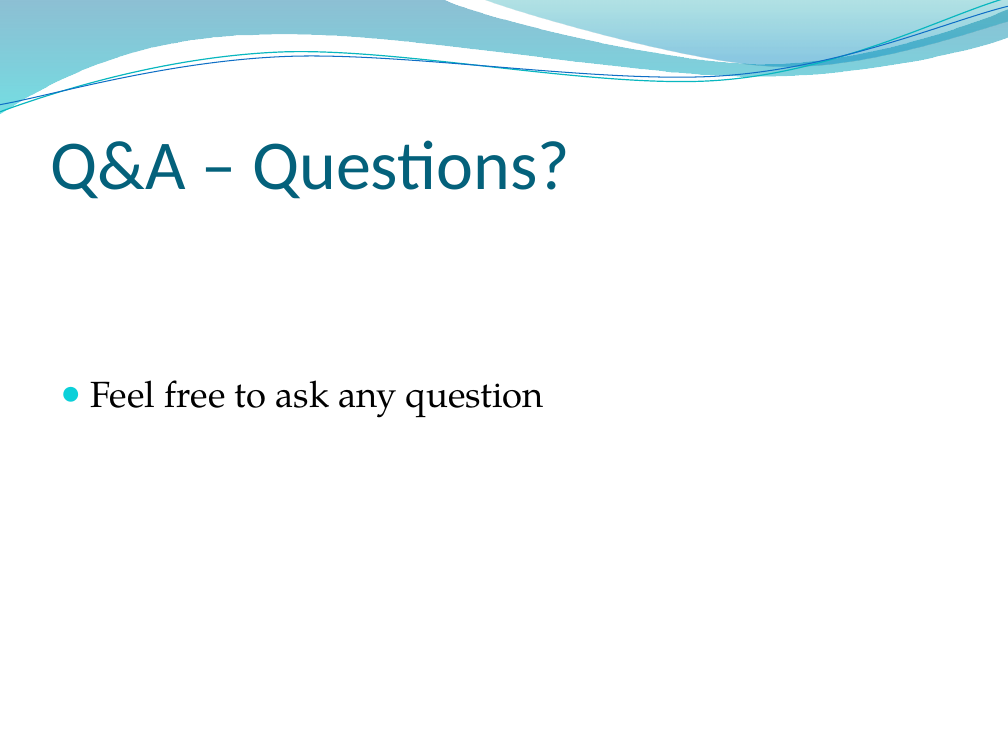
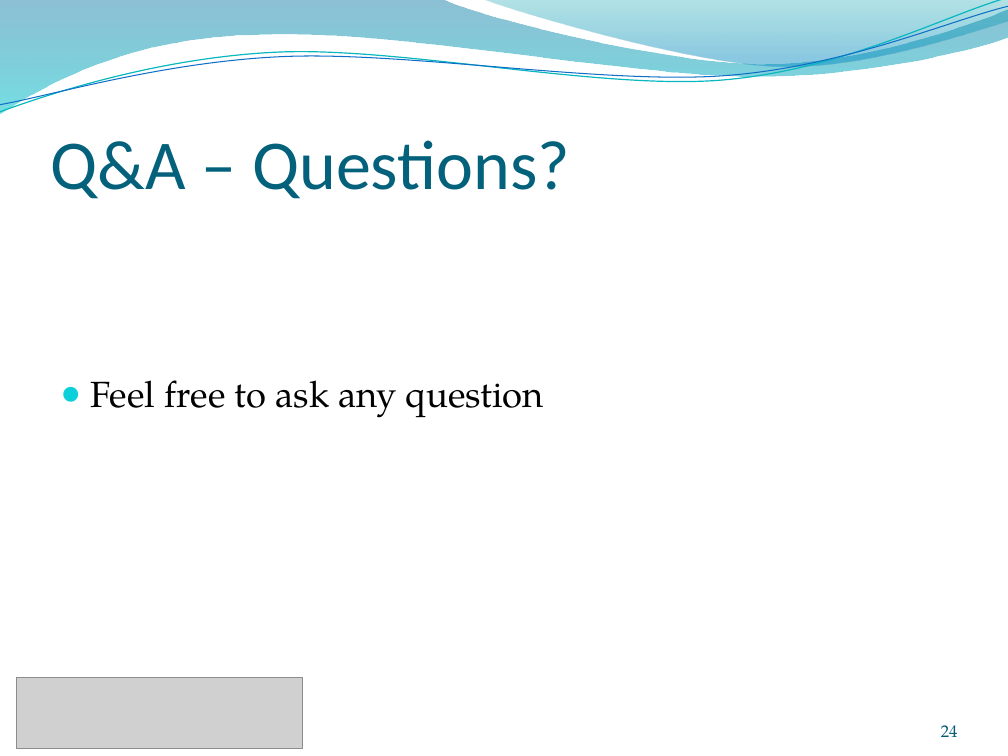
Before and after one commit to ratheile/MSSSM, a slide deck: slide 24 of presentation/Presentation.pptx. Drawn at 1008x756 pixels with LibreOffice and Linux fonts; fonts in the diff are those of the drawing; grey boxes stand for pictures; background and template pictures are left out. Boxes give left, top, right and bottom in pixels: in the first picture for what was removed or moved away, otherwise in the second. Text is boxed around its words. In the diff, an @@ line names an element or a change of style, - is before the commit and + after.

```diff
--- a/presentation/Presentation.pptx
+++ b/presentation/Presentation.pptx
@@ picture added at (x1=17, y1=677, x2=302, y2=749) @@
@@ page number added at (x1=941, y1=725, x2=958, y2=737), 12 pt, text #045D75 @@
+24
```
Also in this commit, not shown: 23 other slides changed, 1 other file.
